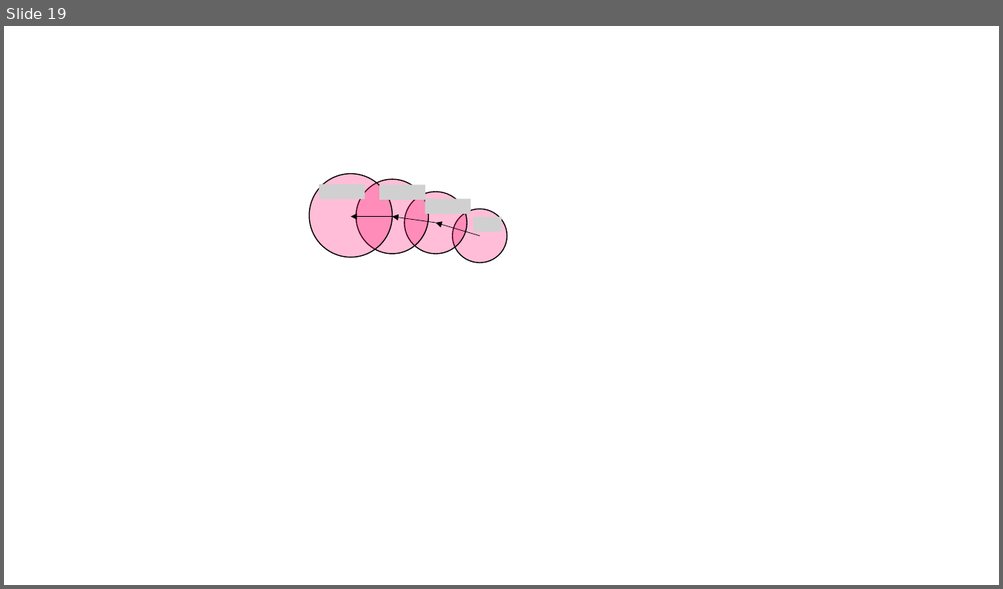
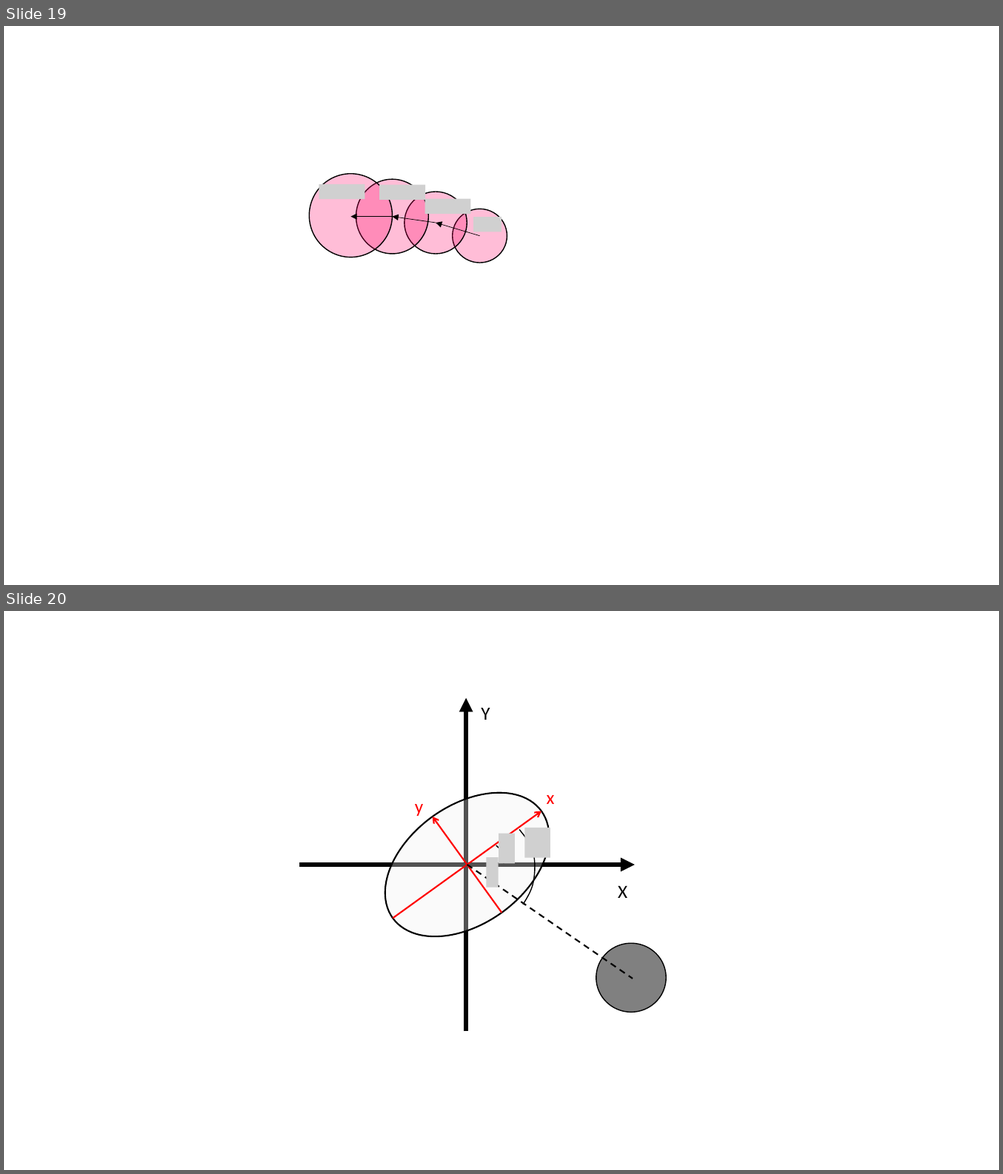
Before and after one commit to Yi-An-Wang/institute_information, a slide deck: path_planing/VO_code_try/robot_properties3.pptx. Shown one above the other, each under a label of ours: slide 19 before the commit, slides 19 and 20 after it. The pictures are 1003x589 and 1003x1174 pixels, drawn with LibreOffice and Linux fonts; fonts in the diff are those of the drawing; grey boxes stand for pictures. Boxes give left, top, right and bottom in pixels: in the first picture for what was removed or moved away, otherwise in the second. Text is boxed around its words. In the diff, an @@ line names an element or a change of style, - is before the commit and + after.

```diff
--- a/path_planing/VO_code_try/robot_properties3.pptx
+++ b/path_planing/VO_code_try/robot_properties3.pptx
@@ slide 20 added at [4,611,999,1170], background #FFFFFF @@
@@ group added at [299,698,634,1032]: 2 arrows, 2 texts @@
+X
+Y
@@ ellipse added at [358,763,577,967], fill #F2F2F2 at 34% opacity, outline #000000 1.5 pt @@
@@ text added at [415,804,423,816], 18 pt, text #FF0000 @@
+y
@@ text added at [546,795,555,804], 18 pt, text #FF0000 @@
+x
@@ arrow added from (392, 918) to (541, 811), #FF0000 1.5 pt @@
@@ arrow added from (502, 913) to (432, 817), #FF0000 1.5 pt @@
@@ freeform shape added at [512,829,538,905], outline #000000 1 pt @@
@@ picture added at [525,828,550,858] @@
@@ freeform shape added at [495,846,504,864], outline #000000 1 pt @@
@@ picture added at [498,833,515,863] @@
@@ line added from (467, 865) to (632, 979), #000000 1.5 pt dashed @@
@@ picture added at [486,857,498,887] @@
@@ ellipse added at [597,944,666,1012], fill #808080, outline #000000 1 pt @@
```
Also in this commit, not shown: 1 slide removed, 1 other file.
